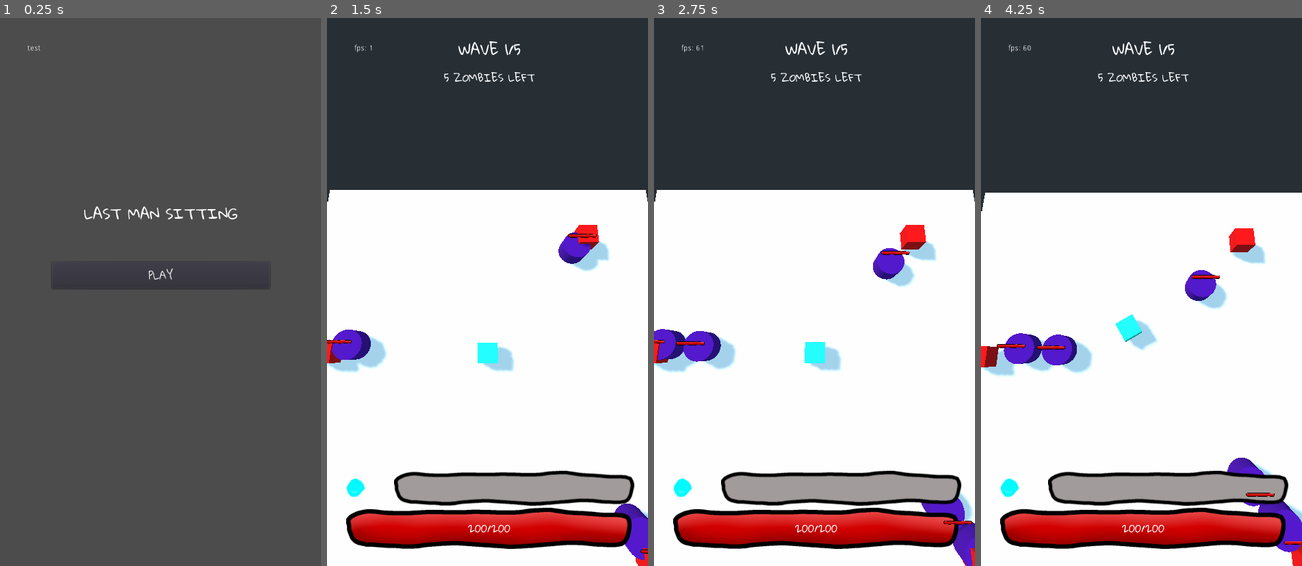
Above: before the commit, frames 1-4 (left to right).
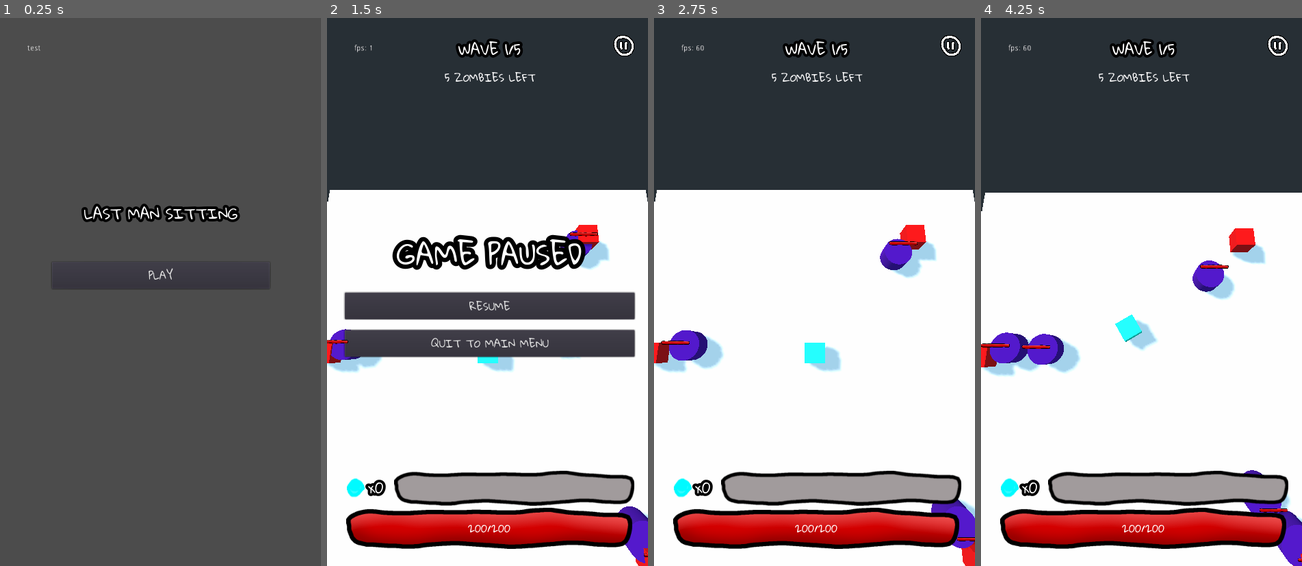
Above: after the commit, the same moments.

Repository: jeffsieu/coma-dash
Game: Godot game, scene res://Scene/Game.tscn
The game is run twice, just before and just after one commit, with the same random seed, the same clock (stepped at 60 frames per second) and the same inputs.
Inputs (mouse positions are in pixels of both pictures, inside the frame that each line leads up to):
- Up to frame 1 (0.25 s): no input
- Up to frame 2 (1.5 s): click "PLAY" at 0.5 s; click (625, 45) at 1.27 s
- Up to frame 3 (2.75 s): click (817, 308) at 2 s, where only the run after the commit has a clickable "RESUME"
- Up to frame 4 (4.25 s): move the mouse to (1212, 264) at 2.77 s; click (1212, 264) at 2.92 s; drag from (1077, 319) to (1125, 401) at 3.52 s

The runs differ from the first frame. In frame 1, 1.0% of the frame differs, in the area x 25-75%, y 33-38%; in frame 2, 13%, in the area x 0-100%, y 3-100%; in frame 3, 3.6%; in frame 4, 4.2%.

Commit message:
Add pause menu, improve font visibility
Also:
- Add button-specific font
- Pause menu has "quit to menu" and "resume buttons"

Diff:
--- a/Camera.gd
+++ b/Camera.gd
@@ -21,7 +21,6 @@
 
 	var acceleration = _BASE_ACCELERATION * distance_to_player * direction
 
-	print(delta)
 	_velocity += acceleration * delta
 	_velocity *= _FRICTION
 	transform.origin += _velocity * delta
--- /dev/null
+++ b/GUI/Button.tres
@@ -0,0 +1,8 @@
+[gd_resource type="DynamicFont" load_steps=2 format=2]
+
+[sub_resource type="DynamicFontData" id=1]
+font_path = "res://GloriaHallelujah-Regular.ttf"
+
+[resource]
+size = 20
+font_data = SubResource( 1 )
--- a/GUI/GUI.gd
+++ b/GUI/GUI.gd
@@ -1,38 +1,64 @@
 extends Control
 class_name GUI
 
-var _level_manager: LevelManager
 var _player: Player
 
+onready var level := get_tree().get_root().find_node("Level", true, false)
+onready var _wave_counter := level.find_node("WaveCounter")
+onready var _level_manager := level.get_node("LevelManager")
+onready var _zombies_left := level.find_node("ZombiesLeft")
+onready var _player_health_bar := level.find_node("PlayerHealthBar")
+onready var _player_health_points := level.find_node("HealthPoints")
+onready var _crystal_count := level.find_node("CrystalCount")
+onready var _player_exp_bar := level.find_node("PlayerExpBar")
+onready var _pause_button := level.find_node("PauseButton")
+onready var _resume_button := level.find_node("ResumeButton")
+onready var _quit_button := level.find_node("QuitButton")
+onready var _pause_menu := level.find_node("PauseMenu")
+
 func _ready() -> void:
-	var level := get_tree().get_root().find_node("Level", true, false)
-	_level_manager = level.get_node("LevelManager")
 	_player =  level.get_node("Player")
 
 	_level_manager.connect("wave_changed", self, "_on_wave_changed")
 	_level_manager.connect("enemy_died", self, "_on_enemy_died")
 	_level_manager.connect("loot_collected", self, "_on_loot_collected")
 	_player.connect("health_changed", self, "_on_player_health_changed")
+	_pause_button.connect("pressed", self, "_on_pause_button_pressed")
+	_resume_button.connect("pressed", self, "_on_resume_button_pressed")
+	_quit_button.connect("pressed", self, "_on_quit_button_pressed")
 
-	$WaveCounter.text = "WAVE %s/%s" % [_level_manager.current_wave_count, _level_manager.wave_count]
-	$ZombiesLeft.text = "%d ZOMBIES LEFT" % _level_manager.current_wave.total_count
-	$PlayerHealthBarContainer/PlayerHealthBar.max_value = _player.max_health
-	$PlayerHealthBarContainer/PlayerHealthBar.value = _player.health
-	$PlayerHealthBarContainer/CenterContainer/HealthPoints.text = "%d/%d" % [_player.health, _player.max_health]
+	_wave_counter.text = "WAVE %s/%s" % [_level_manager.current_wave_count, _level_manager.wave_count]
+	_zombies_left.text = "%d ZOMBIES LEFT" % _level_manager.current_wave.total_count
+	_player_health_bar.max_value = _player.max_health
+	_player_health_bar.value = _player.health
+	_player_health_points.text = "%d/%d" % [_player.health, _player.max_health]
+	_pause_menu.set_visible(false)
 
-func _on_wave_changed(wave: Wave, wave_count: int, total_wave_count: int):
-	$WaveCounter.text = "WAVE %d/%d" % [wave_count, total_wave_count]
-	$ZombiesLeft.text = "%d ZOMBIES LEFT" % wave.total_count
+func _on_wave_changed(wave: Wave, wave_count: int, total_wave_count: int) -> void:
+	_wave_counter.text = "WAVE %d/%d" % [wave_count, total_wave_count]
+	_zombies_left.text = "%d ZOMBIES LEFT" % wave.total_count
 
-func _on_enemy_died(enemy: Enemy, died: int, total: int):
-	$ZombiesLeft.text = "%d ZOMBIES LEFT" % (total - died)
+func _on_enemy_died(enemy: Enemy, died: int, total: int) -> void:
+	_zombies_left.text = "%d ZOMBIES LEFT" % (total - died)
 
-func _on_player_health_changed(old: int, new: int):
-	$PlayerHealthBarContainer/CenterContainer/HealthPoints.text = "%d/%d" % [new, _player.max_health]
-	var tween := $PlayerHealthBarContainer/PlayerHealthBar/Tween
-	tween.interpolate_method($PlayerHealthBarContainer/PlayerHealthBar, "set_value", old, new, 0.25, Tween.TRANS_LINEAR, Tween.EASE_IN_OUT)
+func _on_player_health_changed(old: int, new: int) -> void:
+	_player_health_points.text = "%d/%d" % [new, _player.max_health]
+	var tween: Tween = _player_health_bar.get_node("Tween")
+	tween.interpolate_method(_player_health_bar, "set_value", old, new, 0.25, Tween.TRANS_LINEAR, Tween.EASE_IN_OUT)
 	tween.start()
 
-func _on_loot_collected():
-	$LootDisplay/LootContainer/CrystalCount.text = "x%d" % (_level_manager.loot_manager.crystal_count)
-	$LootDisplay/LootContainer/PlayerExpBar.value = _level_manager.loot_manager.exp_count
+func _on_loot_collected() -> void:
+	_crystal_count.text = "x%d" % (_level_manager.loot_manager.crystal_count)
+	_player_exp_bar.value = _level_manager.loot_manager.exp_count
+
+func _on_pause_button_pressed() -> void:
+	get_tree().paused = true
+	_pause_menu.set_visible(true)
+
+func _on_resume_button_pressed() -> void:
+	_pause_menu.set_visible(false)
+	get_tree().paused = false
+
+func _on_quit_button_pressed() -> void:
+	var scene_manager: SceneManager = get_tree().get_root().get_node("SceneManager")
+	scene_manager.load_scene("res://Scene/MainMenuScene.tscn")
--- a/GUI/Heading1.tres
+++ b/GUI/Heading1.tres
@@ -5,4 +5,6 @@
 
 [resource]
 size = 28
+outline_size = 5
+outline_color = Color( 0, 0, 0, 1 )
 font_data = SubResource( 1 )
--- a/GUI/LevelGUI.tscn
+++ b/GUI/LevelGUI.tscn
@@ -8,21 +8,30 @@
 [ext_resource path="res://GUI/GUI.gd" type="Script" id=6]
 [ext_resource path="res://GUI/PlayerHealthBar/healthbarfront.png" type="Texture" id=7]
 [ext_resource path="res://GUI/PlayerHealthBar/healthbarback.png" type="Texture" id=8]
+[ext_resource path="res://GUI/PauseButton/PauseButton.png" type="Texture" id=9]
+[ext_resource path="res://GUI/PauseMenu.tscn" type="PackedScene" id=10]
 
-[node name="LevelGUI" type="VBoxContainer"]
+[node name="LevelGUI" type="MarginContainer"]
+pause_mode = 2
 anchor_right = 1.0
 anchor_bottom = 1.0
 margin_left = 32.0
 margin_top = 32.0
 margin_right = -32.0
 margin_bottom = -32.0
-rect_scale = Vector2( 0.997749, 1 )
 script = ExtResource( 6 )
 __meta__ = {
 "_edit_use_anchors_": false
 }
 
-[node name="WaveCounter" type="Label" parent="."]
+[node name="VBoxContainer" type="VBoxContainer" parent="."]
+margin_right = 543.0
+margin_bottom = 960.0
+__meta__ = {
+"_edit_use_anchors_": false
+}
+
+[node name="WaveCounter" type="Label" parent="VBoxContainer"]
 margin_right = 543.0
 margin_bottom = 57.0
 custom_fonts/font = ExtResource( 5 )
@@ -32,7 +41,7 @@
 "_edit_use_anchors_": false
 }
 
-[node name="ZombiesLeft" type="Label" parent="."]
+[node name="ZombiesLeft" type="Label" parent="VBoxContainer"]
 margin_top = 61.0
 margin_right = 543.0
 margin_bottom = 810.0
@@ -41,20 +50,20 @@
 text = "ZOMBIES LEFT"
 align = 1
 
-[node name="LootDisplay" type="MarginContainer" parent="."]
+[node name="LootDisplay" type="MarginContainer" parent="VBoxContainer"]
 margin_top = 814.0
 margin_right = 543.0
 margin_bottom = 879.0
 
-[node name="LootContainer" type="HBoxContainer" parent="LootDisplay"]
+[node name="LootContainer" type="HBoxContainer" parent="VBoxContainer/LootDisplay"]
 margin_right = 543.0
 margin_bottom = 65.0
 
-[node name="CrystalDisplay" type="CenterContainer" parent="LootDisplay/LootContainer"]
+[node name="CrystalDisplay" type="CenterContainer" parent="VBoxContainer/LootDisplay/LootContainer"]
 margin_right = 40.0
 margin_bottom = 65.0
 
-[node name="CrystalImage" type="TextureRect" parent="LootDisplay/LootContainer/CrystalDisplay"]
+[node name="CrystalImage" type="TextureRect" parent="VBoxContainer/LootDisplay/LootContainer/CrystalDisplay"]
 margin_top = 12.0
 margin_right = 40.0
 margin_bottom = 52.0
@@ -62,7 +71,7 @@
 texture = ExtResource( 1 )
 expand = true
 
-[node name="CrystalCount" type="Label" parent="LootDisplay/LootContainer"]
+[node name="CrystalCount" type="Label" parent="VBoxContainer/LootDisplay/LootContainer"]
 margin_left = 44.0
 margin_top = 4.0
 margin_right = 89.0
@@ -71,7 +80,7 @@
 custom_fonts/font = ExtResource( 5 )
 text = "x0"
 
-[node name="PlayerExpBar" type="TextureProgress" parent="LootDisplay/LootContainer"]
+[node name="PlayerExpBar" type="TextureProgress" parent="VBoxContainer/LootDisplay/LootContainer"]
 margin_left = 93.0
 margin_right = 543.0
 margin_bottom = 65.0
@@ -79,9 +88,9 @@
 texture_under = ExtResource( 3 )
 texture_progress = ExtResource( 2 )
 
-[node name="Tween" type="Tween" parent="LootDisplay/LootContainer/PlayerExpBar"]
+[node name="Tween" type="Tween" parent="VBoxContainer/LootDisplay/LootContainer/PlayerExpBar"]
 
-[node name="PlayerHealthBarContainer" type="CenterContainer" parent="."]
+[node name="PlayerHealthBarContainer" type="CenterContainer" parent="VBoxContainer"]
 margin_top = 883.0
 margin_right = 543.0
 margin_bottom = 960.0
@@ -89,7 +98,7 @@
 "_edit_use_anchors_": false
 }
 
-[node name="PlayerHealthBar" type="TextureProgress" parent="PlayerHealthBarContainer"]
+[node name="PlayerHealthBar" type="TextureProgress" parent="VBoxContainer/PlayerHealthBarContainer"]
 margin_left = 3.0
 margin_right = 539.0
 margin_bottom = 77.0
@@ -101,9 +110,9 @@
 "_edit_use_anchors_": false
 }
 
-[node name="Tween" type="Tween" parent="PlayerHealthBarContainer/PlayerHealthBar"]
+[node name="Tween" type="Tween" parent="VBoxContainer/PlayerHealthBarContainer/PlayerHealthBar"]
 
-[node name="CenterContainer" type="CenterContainer" parent="PlayerHealthBarContainer"]
+[node name="CenterContainer" type="CenterContainer" parent="VBoxContainer/PlayerHealthBarContainer"]
 margin_left = 242.0
 margin_top = 18.0
 margin_right = 301.0
@@ -112,7 +121,7 @@
 "_edit_use_anchors_": false
 }
 
-[node name="HealthPoints" type="Label" parent="PlayerHealthBarContainer/CenterContainer"]
+[node name="HealthPoints" type="Label" parent="VBoxContainer/PlayerHealthBarContainer/CenterContainer"]
 margin_right = 59.0
 margin_bottom = 41.0
 custom_fonts/font = ExtResource( 4 )
@@ -120,3 +129,20 @@
 __meta__ = {
 "_edit_use_anchors_": false
 }
+
+[node name="Control" type="Control" parent="."]
+margin_right = 543.0
+margin_bottom = 960.0
+
+[node name="PauseButton" type="TextureButton" parent="Control"]
+anchor_left = 1.0
+anchor_right = 1.0
+margin_left = -40.0
+margin_bottom = 40.0
+texture_normal = ExtResource( 9 )
+expand = true
+__meta__ = {
+"_edit_use_anchors_": false
+}
+
+[node name="PauseMenu" parent="." instance=ExtResource( 10 )]
--- /dev/null
+++ b/GUI/PauseMenu.tscn
@@ -0,0 +1,42 @@
+[gd_scene load_steps=3 format=2]
+
+[ext_resource path="res://GUI/Title.tres" type="DynamicFont" id=1]
+[ext_resource path="res://GUI/Button.tres" type="DynamicFont" id=2]
+
+[node name="PauseMenu" type="MarginContainer"]
+margin_right = 543.0
+margin_bottom = 960.0
+__meta__ = {
+"_edit_use_anchors_": false
+}
+
+[node name="VBoxContainer" type="VBoxContainer" parent="."]
+margin_right = 543.0
+margin_bottom = 960.0
+custom_constants/separation = 20
+alignment = 1
+
+[node name="PauseTitle" type="Label" parent="VBoxContainer"]
+margin_top = 357.0
+margin_right = 543.0
+margin_bottom = 462.0
+custom_fonts/font = ExtResource( 1 )
+text = "GAME PAUSED"
+align = 1
+uppercase = true
+
+[node name="ResumeButton" type="Button" parent="VBoxContainer"]
+margin_top = 482.0
+margin_right = 543.0
+margin_bottom = 532.0
+rect_min_size = Vector2( 0, 50 )
+custom_fonts/font = ExtResource( 2 )
+text = "RESUME"
+
+[node name="QuitButton" type="Button" parent="VBoxContainer"]
+margin_top = 552.0
+margin_right = 543.0
+margin_bottom = 602.0
+rect_min_size = Vector2( 0, 50 )
+custom_fonts/font = ExtResource( 2 )
+text = "QUIT TO MAIN MENU"
--- a/GUI/Title.tres
+++ b/GUI/Title.tres
@@ -5,4 +5,6 @@
 
 [resource]
 size = 52
+outline_size = 8
+outline_color = Color( 0, 0, 0, 1 )
 font_data = SubResource( 1 )
--- a/Scene/MainMenuScene.tscn
+++ b/Scene/MainMenuScene.tscn
@@ -1,7 +1,7 @@
 [gd_scene load_steps=4 format=2]
 
 [ext_resource path="res://Scene/MainMenuScene.gd" type="Script" id=1]
-[ext_resource path="res://GUI/Heading2.tres" type="DynamicFont" id=2]
+[ext_resource path="res://GUI/Button.tres" type="DynamicFont" id=2]
 [ext_resource path="res://GUI/Heading1.tres" type="DynamicFont" id=3]
 
 [node name="MainMenu" type="VBoxContainer"]
--- a/project.godot
+++ b/project.godot
@@ -131,6 +131,13 @@
 
 pointing/emulate_touch_from_mouse=true
 
+[layer_names]
+
+3d_physics/layer_1="Player"
+3d_physics/layer_2="Enemies"
+3d_physics/layer_3="PlayerProjectiles"
+3d_physics/layer_4="Collectibles"
+
 [physics]
 
 common/physics_fps=120
Not shown: 1 places in GUI/LevelGUI.tscn that only renumber resources
Binary file added: GUI/PauseButton/PauseButton.png
Not shown, added: GUI/PauseButton/PauseButton.png.import
Not shown, added: PauseButton.xcf
